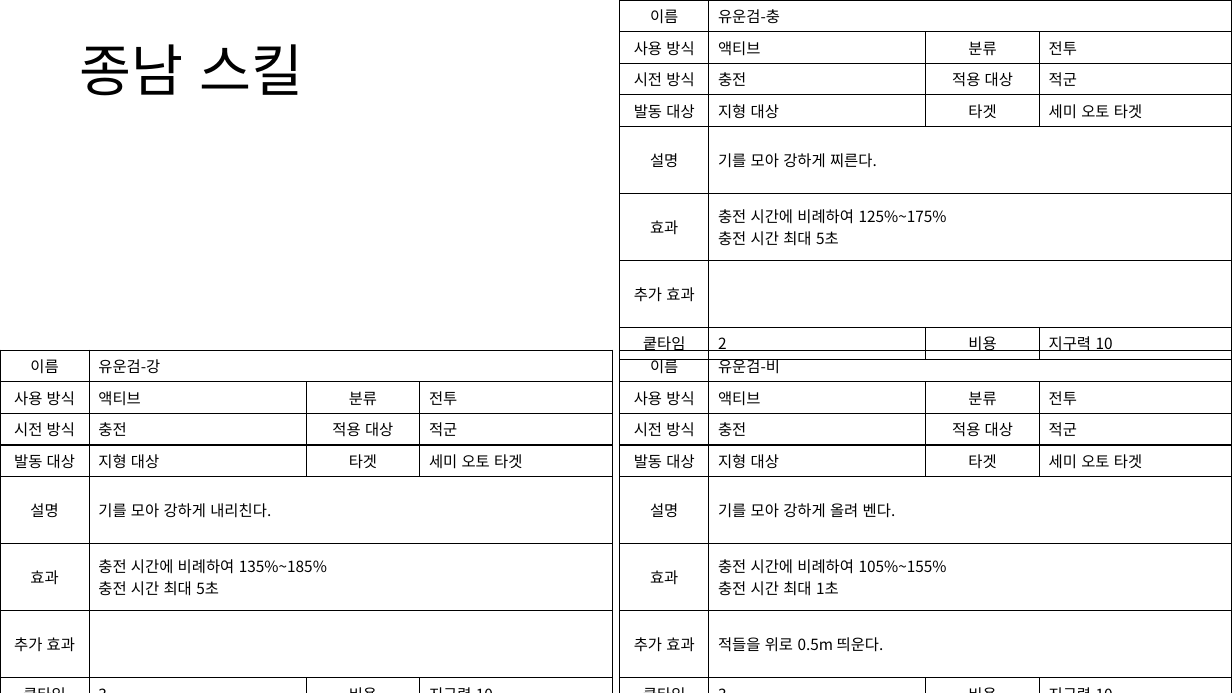
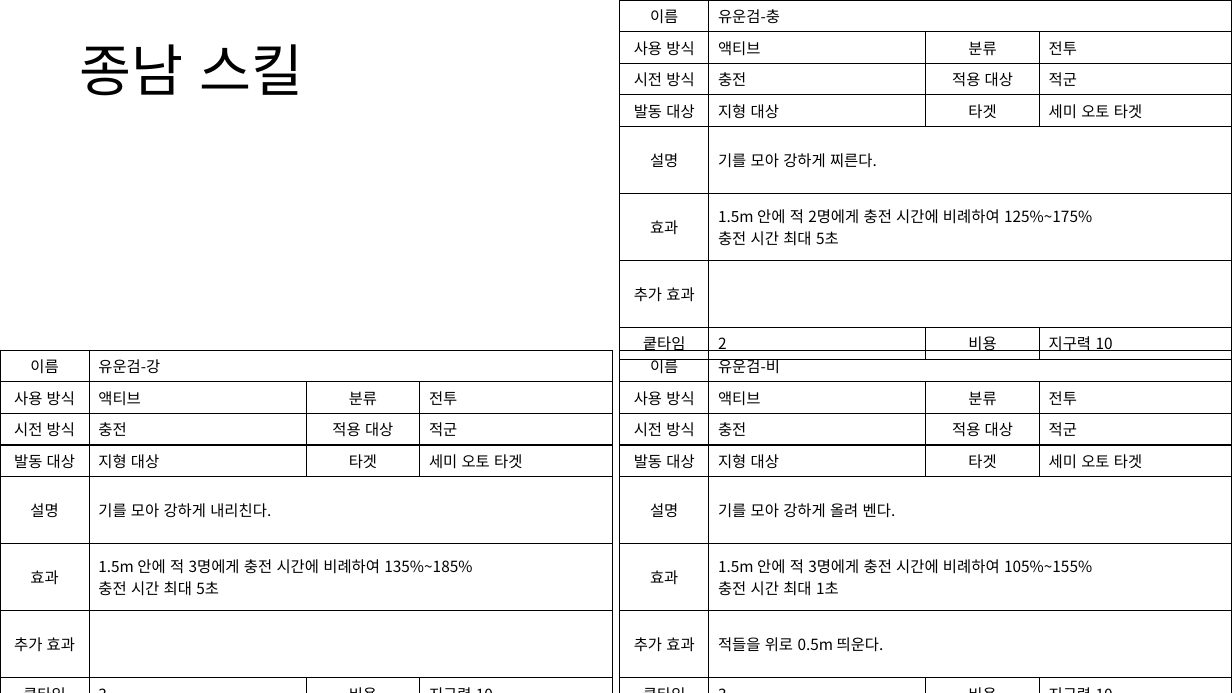
Before and after one commit to yjk0401/unityenginebasic_9th, a slide deck: slide 35 of 기획/방랑엽사전/스킬 기획서.pptx. Drawn at 1232x693 pixels with LibreOffice and Linux fonts; fonts in the diff are those of the drawing. Boxes give left, top, right and bottom in pixels: in the first picture for what was removed or moved away, otherwise in the second. Text is boxed around its words. In the diff, an @@ line names an element or a change of style, - is before the commit and + after.

```diff
--- a/기획/방랑엽사전/스킬 기획서.pptx
+++ b/기획/방랑엽사전/스킬 기획서.pptx
@@ table at <box>620,0,1232,378</box> @@
-row 6, column 2: 충전 시간에 비례하여 125%~175% / 충전 시간 최대 5초
+row 6, column 2: 1.5m 안에 적 2명에게 충전 시간에 비례하여 125%~175% / 충전 시간 최대 5초
@@ table at <box>0,350,613,693</box> @@
-row 6, column 2: 충전 시간에 비례하여 135%~185% / 충전 시간 최대 5초
+row 6, column 2: 1.5m 안에 적 3명에게 충전 시간에 비례하여 135%~185% / 충전 시간 최대 5초
@@ table at <box>620,350,1232,693</box> @@
-row 6, column 2: 충전 시간에 비례하여 105%~155% / 충전 시간 최대 1초
+row 6, column 2: 1.5m 안에 적 3명에게 충전 시간에 비례하여 105%~155% / 충전 시간 최대 1초
```
Also in this commit, not shown: 21 other slides changed, 7 other files.
